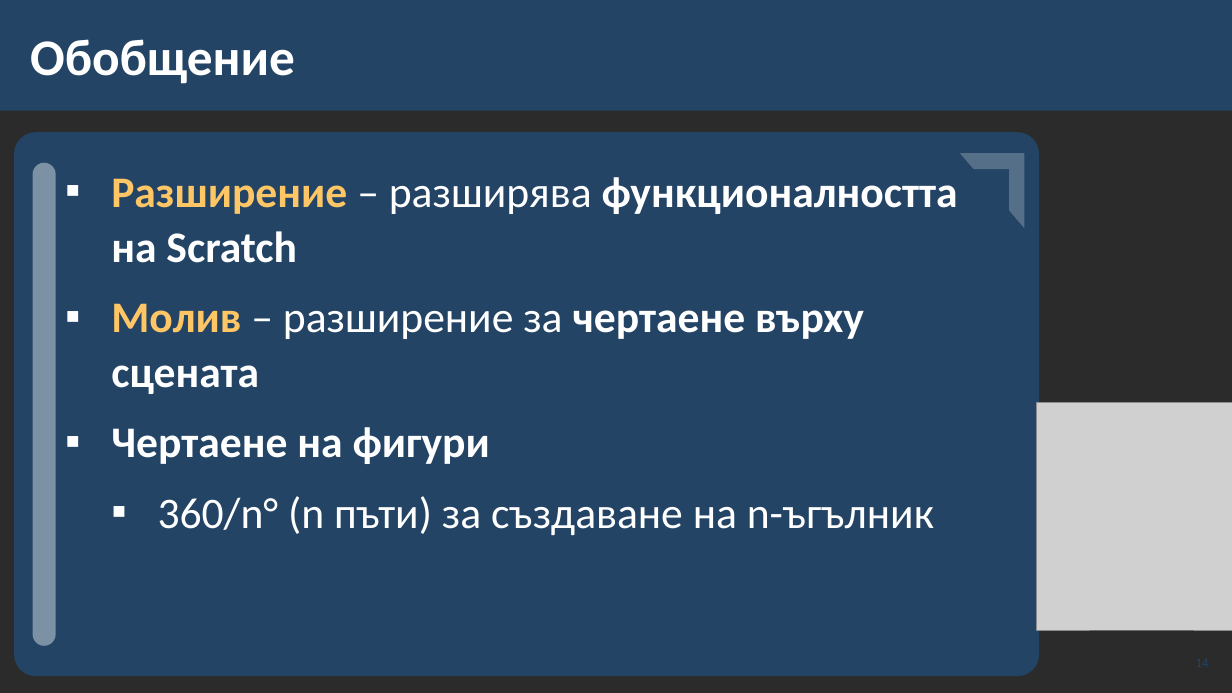
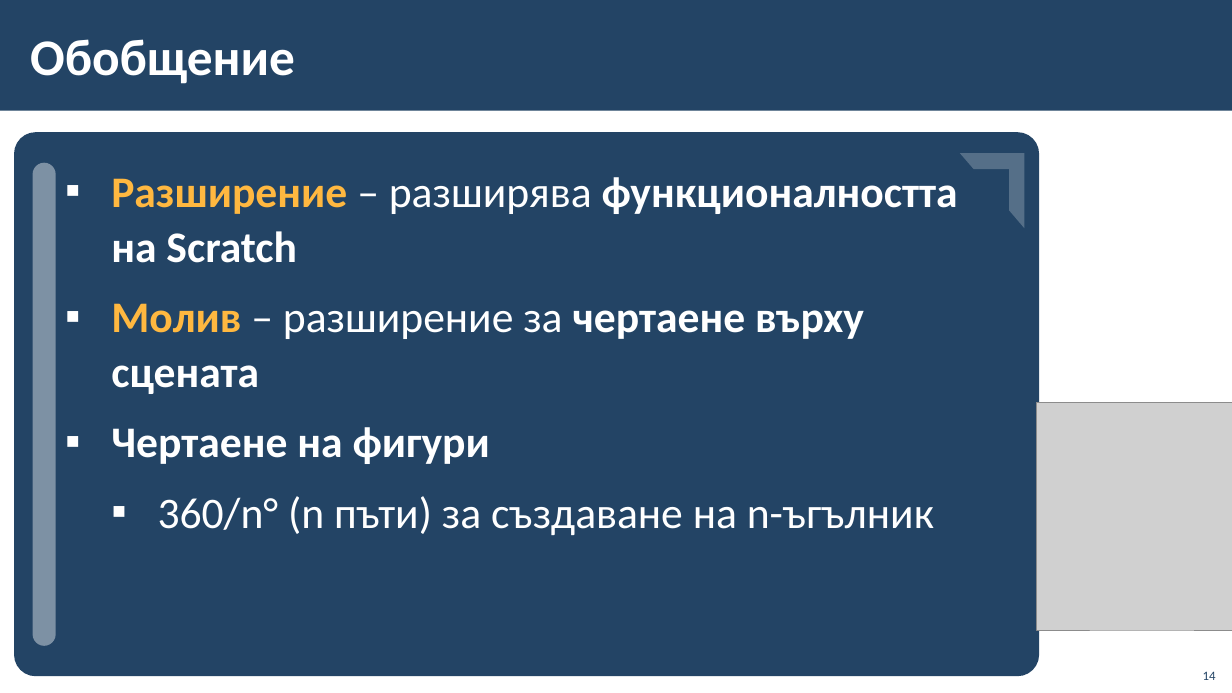
Before and after one commit to BG-IT-Edu/School-Programming, a slide deck: slide 14 of Courses/Computer-Modeling-and-IT/Computer-Modeling-and-IT-5-Class/18-Drawing-Figures/18-Drawing-Figures.pptx. Drawn at 1232x693 pixels with LibreOffice and Linux fonts; fonts in the diff are those of the drawing; grey boxes stand for pictures; background and template pictures are left out; a plain dark background stands for a picture behind light text. Boxes give left, top, right and bottom in pixels: in the first picture for what was removed or moved away, otherwise in the second. Text is boxed around its words. In the diff, an @@ line names an element or a change of style, - is before the commit and + after.

```diff
--- a/Courses/Computer-Modeling-and-IT/Computer-Modeling-and-IT-5-Class/18-Drawing-Figures/18-Drawing-Figures.pptx
+++ b/Courses/Computer-Modeling-and-IT/Computer-Modeling-and-IT-5-Class/18-Drawing-Figures/18-Drawing-Figures.pptx
@@ background picture (left out) to #FFFFFF @@
@@ text at (111, 177, 958, 394): text colour #FFC666 to #FFB840 in "Разширение", "Молив" @@
@@ page number: place and size @@
-page number at (1169, 647, 1213, 678)
+page number at (1203, 671, 1216, 680)
@@ page number at (1203, 671, 1216, 680): vertical alignment middle to bottom @@
```
Also in this commit, not shown: 12 other slides changed, 3 slides added, 3 slides removed, 5 other files.
